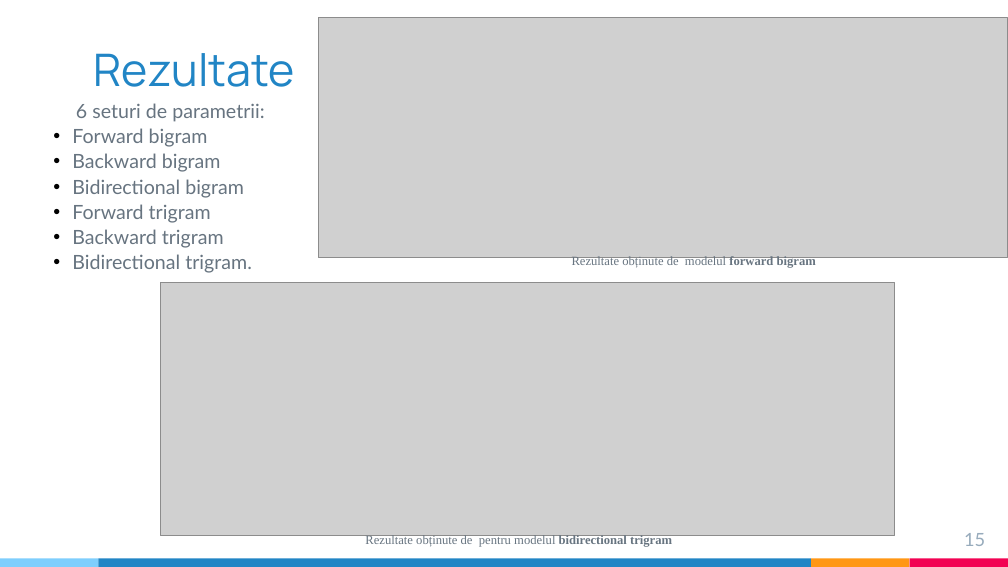
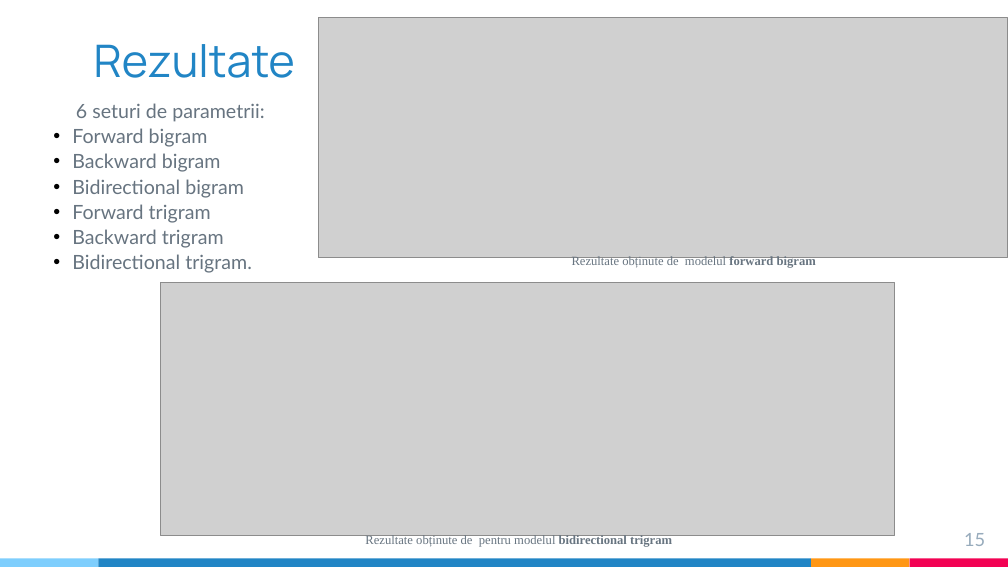
Before and after one commit to ST4NSB/part-of-speech-tagging, a slide deck: slide 15 of docs/pos_tagging_prezentare_Barbulescu.pptx. Drawn at 1008x567 pixels with LibreOffice and Linux fonts; fonts in the diff are those of the drawing; grey boxes stand for pictures. Boxes give left, top, right and bottom in pixels: in the first picture for what was removed or moved away, otherwise in the second. Text is boxed around its words. In the diff, an @@ line names an element or a change of style, - is before the commit and + after.

```diff
--- a/docs/pos_tagging_prezentare_Barbulescu.pptx
+++ b/docs/pos_tagging_prezentare_Barbulescu.pptx
@@ title "Rezultate": place and size @@
-title "Rezultate" at <box>94,53,295,87</box>
+title "Rezultate" at <box>94,44,295,78</box>
```
Also in this commit, not shown: 1 other slide changed.
